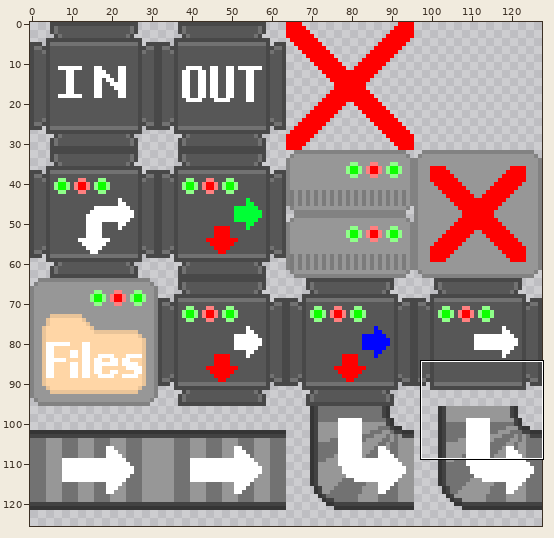
Edited in one commit: sprite sheet (assets/tiles/tiles.png). Above, an overview of the earlier version with the close-up marked.
Close-up. As it was:
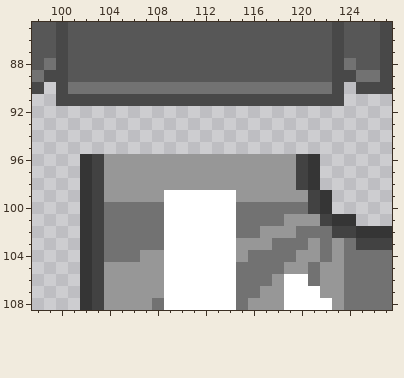
The file is 128x128 pixels. Colours within 5 levels of each other are drawn and written as one. Shown: x 98..127, y 85..108. The wide view leaves out empty margins.
And afterwards:
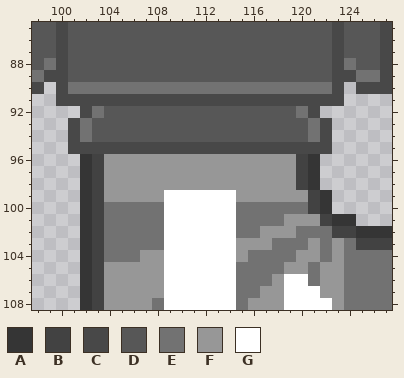
Palette (. is transparent): A #353535  B #424242  C #484848  D #575757  E #727272  F #979797  G #ffffff
Diff:
y 92: x 102..121 .................... -> CEDDDDDDDDDDDDDDDDEC
y 93..94: x 101..122 ...................... -> CEDDDDDDDDDDDDDDDDDDEC
y 95: x 101..122 ...................... -> CCCCCCCCCCCCCCCCCCCCCC
Where, in picture pixels (left, top, right, bottom), the same in both close-ups:
added: (68, 106, 332, 154)
